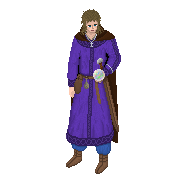
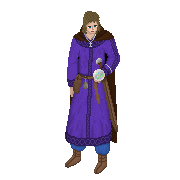
Layered file, before and after one edit (180×180). Changes by layer:
painted on "Background" over bbox(65, 9, 121, 174)
